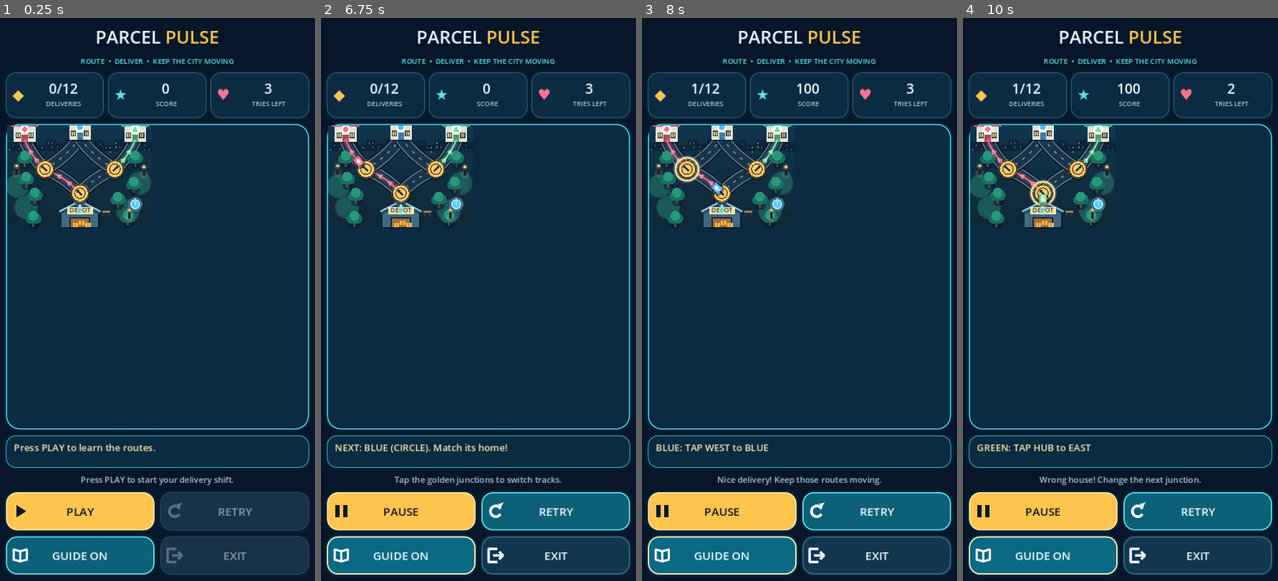
Above: before the commit, frames 1-4 (left to right).
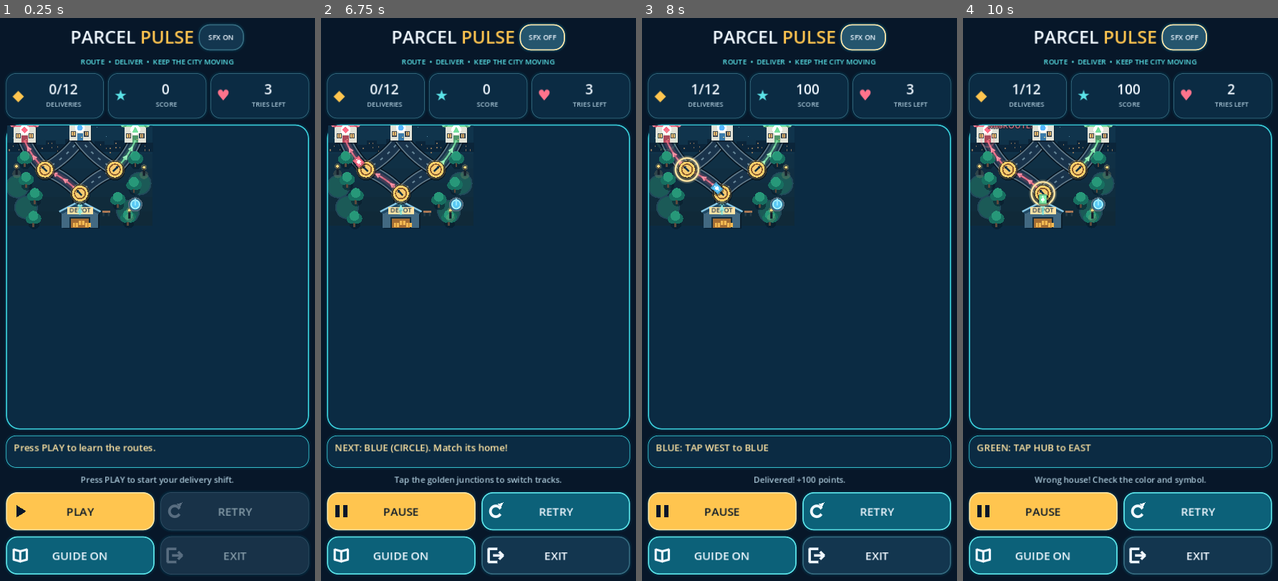
Above: after the commit, the same moments.

Repository: gauravprajapat-23/Parcel-pulse
Game: Godot game, scene res://scenes/game_screen.tscn
The game is run twice, just before and just after one commit, with the same random seed, the same clock (stepped at 60 frames per second) and the same inputs.
Inputs (mouse positions are in pixels of both pictures, inside the frame that each line leads up to):
- Up to frame 1 (0.25 s): no input
- Up to frame 2 (6.75 s): click (541, 34) at 0.5 s, where only the run after the commit has a clickable "SFX ON"; click (541, 34) at 1.25 s, where only the run after the commit has a clickable "SFX OFF"; click "PLAY" at 2 s; click "RETRY" at 2.75 s; click "RETRY" at 3.5 s; click "RETRY" at 4.25 s; click "GUIDE ON" at 5 s; click "GUIDE OFF" at 5.75 s; click (541, 34) at 6.5 s, where only the run after the commit has a clickable "SFX ON"
- Up to frame 3 (8 s): click (862, 34) at 7.25 s, where only the run after the commit has a clickable "SFX OFF"
- Up to frame 4 (10 s): click "GUIDE ON" at 8 s; click "GUIDE OFF" at 8.75 s; click (1183, 34) at 9.5 s, where only the run after the commit has a clickable "SFX ON"

The runs differ from the first frame. In frame 1, 3.0% of the frame differs, in the area x 1-99%, y 1-38%; in frame 2, 3.3%; in frame 3, 3.8%; in frame 4, 3.9%, in the area x 1-99%, y 1-99%.

Commit message:
feat(ui): animate junctions and routes, integrate sounds and polished results

Diff:
--- a/scripts/ui/board_view.gd
+++ b/scripts/ui/board_view.gd
@@ -1,5 +1,7 @@
 extends Control
 class_name BoardView
+
+signal junction_activated(node_id: String)
 
 # UI-01B composition layer. CityBoardArt renders static decorative content,
 # CityBoardOverlay renders moving visuals. Both use the same visual geometry.
@@ -9,6 +11,7 @@
 var guide_needs_action: bool = false
 var city_art: CityBoardArt
 var dynamic_layer: CityBoardOverlay
+var juice_layer: GameJuice
 
 
 func bind_controller(value: ShiftController) -> void:
@@ -53,6 +56,12 @@
 	dynamic_layer.controller = controller
 	dynamic_layer.guide_focus = guide_focus
 	dynamic_layer.guide_needs_action = guide_needs_action
+
+	juice_layer = GameJuice.new()
+	juice_layer.name = "FeedbackOverlay"
+	juice_layer.mouse_filter = Control.MOUSE_FILTER_IGNORE
+	add_child(juice_layer)
+	juice_layer.set_anchors_preset(Control.PRESET_FULL_RECT)
 	resized.connect(_on_board_resized)
 
 
@@ -61,17 +70,22 @@
 		city_art.queue_redraw()
 	if dynamic_layer != null:
 		dynamic_layer.queue_redraw()
+	if juice_layer != null:
+		juice_layer.queue_redraw()
 
 
-func _process(_delta: float) -> void:
+func _process(delta: float) -> void:
 	if controller != null and controller.phase == ShiftController.Phase.RUNNING:
 		if dynamic_layer != null:
-			dynamic_layer.queue_redraw()
+			dynamic_layer.advance_visual(delta)
 
 
-func _on_junction_changed(_id: String, _target: String) -> void:
+func _on_junction_changed(node_id: String, _target: String) -> void:
 	if dynamic_layer != null:
 		dynamic_layer.queue_redraw()
+	if juice_layer != null:
+		juice_layer.show_junction(node_id)
+	junction_activated.emit(node_id)
 
 
 func _on_phase_changed(_phase: int) -> void:
@@ -91,6 +105,19 @@
 	return CityBoardGeometry.route_point(
 		parcel.current_node, parcel.next_node, parcel.progress, size
 	)
+
+
+func show_delivery_feedback(parcel: DeliveryParcel, matched: bool) -> void:
+	if juice_layer != null:
+		juice_layer.show_delivery(parcel, matched)
+
+
+func clear_feedback() -> void:
+	if juice_layer != null:
+		juice_layer.clear_effects()
+	if dynamic_layer != null:
+		dynamic_layer.route_flow_phase = 0.0
+		dynamic_layer.queue_redraw()
 
 
 func _gui_input(event: InputEvent) -> void:
--- a/scripts/ui/city_board_overlay.gd
+++ b/scripts/ui/city_board_overlay.gd
@@ -6,12 +6,20 @@
 var controller: ShiftController
 var guide_focus: String = ""
 var guide_needs_action: bool = false
+var route_flow_phase: float = 0.0
 
 const COLOR_RED: Color = Color("#FF738C")
 const COLOR_BLUE: Color = Color("#5CC8FF")
 const COLOR_GREEN: Color = Color("#83F2AC")
 const GOLD: Color = Color("#FFD16B")
 const INK: Color = Color("#123046")
+
+
+func advance_visual(delta: float) -> void:
+	if controller == null or controller.phase != ShiftController.Phase.RUNNING:
+		return
+	route_flow_phase = fposmod(route_flow_phase + maxf(delta, 0.0) * 0.22, 1.0)
+	queue_redraw()
 
 
 func _ready() -> void:
@@ -48,10 +56,12 @@
 		aura.a = 0.18
 		draw_polyline(road, aura, 17.0 * s, true)
 		var line_color: Color = tint
-		line_color.a = 0.84
+		line_color.a = 0.78 + 0.08 * sin(route_flow_phase * TAU)
 		draw_polyline(road, line_color, 3.0 * s, true)
-		for t in [0.34, 0.63]:
-			_draw_chevron(from_id, to_id, float(t), tint, s)
+		for base_t in [0.16, 0.45, 0.74]:
+			var t: float = fposmod(float(base_t) + route_flow_phase, 1.0)
+			if t >= 0.08 and t <= 0.92:
+				_draw_chevron(from_id, to_id, t, tint, s)
 
 
 func _route_color(destination_id: String) -> Color:
--- a/scripts/ui/game_screen.gd
+++ b/scripts/ui/game_screen.gd
@@ -23,6 +23,10 @@
 var exit_button: Button
 var result_backdrop: ColorRect
 var result_panel: ResultScreen
+var sfx_player: SfxPlayer
+var sound_button: Button
+var _result_tween: Tween
+var _score_tween: Tween
 var _last_android_back_msec: int = -1000
 const ANDROID_BACK_DEBOUNCE_MS: int = 300
 
@@ -76,6 +80,9 @@
 
 
 func _build_interface() -> void:
+	sfx_player = SfxPlayer.new()
+	sfx_player.name = "UiSounds"
+	add_child(sfx_player)
 	var backdrop := ColorRect.new()
 	backdrop.color = ParcelTheme.BACKDROP
 	backdrop.set_anchors_preset(Control.PRESET_FULL_RECT)
@@ -107,6 +114,13 @@
 	pulse_title.text = "PULSE"
 	ParcelTheme.label_style(pulse_title, 30, ParcelTheme.GOLD)
 	title_row.add_child(pulse_title)
+	sound_button = Button.new()
+	sound_button.text = "SFX ON"
+	sound_button.custom_minimum_size = Vector2(76, 44)
+	ParcelTheme.style_button(sound_button, "quiet")
+	sound_button.add_theme_font_size_override("font_size", 12)
+	sound_button.pressed.connect(_on_sound_toggle_pressed)
+	title_row.add_child(sound_button)
 
 	var subtitle := Label.new()
 	subtitle.text = "ROUTE  •  DELIVER  •  KEEP THE CITY MOVING"
@@ -133,6 +147,7 @@
 	board_view.size_flags_horizontal = Control.SIZE_EXPAND_FILL
 	board_view.size_flags_vertical = Control.SIZE_EXPAND_FILL
 	board_view.bind_controller(controller)
+	board_view.junction_activated.connect(_on_junction_activated)
 	board_panel.add_child(board_view)
 
 	# The guidance panel stays compact; its on/off control lives in the action bar.
@@ -196,9 +211,29 @@
 	var box_width: float = minf(420.0, maxf(260.0, result_backdrop.size.x - 32.0))
 	result_panel.position = Vector2(
 		(result_backdrop.size.x - box_width) * 0.5,
-		(result_backdrop.size.y - 310.0) * 0.5
+		(result_backdrop.size.y - 350.0) * 0.5
 	)
-	result_panel.size = Vector2(box_width, 310)
+	result_panel.size = Vector2(box_width, 350)
+
+
+func _on_sound_toggle_pressed() -> void:
+	sfx_player.set_enabled(not sfx_player.enabled)
+	sound_button.text = "SFX ON" if sfx_player.enabled else "SFX OFF"
+
+
+func _on_junction_activated(_node_id: String) -> void:
+	sfx_player.play_event("tap")
+
+
+func _hide_results_and_reset_fx() -> void:
+	if _result_tween != null and _result_tween.is_running():
+		_result_tween.kill()
+	result_backdrop.visible = false
+	result_backdrop.modulate.a = 1.0
+	board_view.clear_feedback()
+	if _score_tween != null and _score_tween.is_running():
+		_score_tween.kill()
+	score_label.modulate = Color.WHITE
 
 
 func _on_guide_pressed() -> void:
@@ -236,21 +271,22 @@
 
 
 func _on_play_pressed() -> void:
-	result_backdrop.visible = false
+	_hide_results_and_reset_fx()
 	controller.start_shift()
 
 
 func _on_pause_pressed() -> void:
 	controller.set_paused(controller.phase == ShiftController.Phase.RUNNING)
+	sfx_player.play_event("pause")
 
 
 func _on_restart_pressed() -> void:
-	result_backdrop.visible = false
+	_hide_results_and_reset_fx()
 	controller.restart_shift()
 
 
 func _on_exit_pressed() -> void:
-	result_backdrop.visible = false
+	_hide_results_and_reset_fx()
 	controller.exit_shift()
 
 
@@ -273,14 +309,29 @@
 	hud_panel.update_stats(delivered, new_score, errors)
 
 
-func _on_delivery_scored(_parcel: DeliveryParcel, matched: bool) -> void:
+func _on_delivery_scored(parcel: DeliveryParcel, matched: bool) -> void:
+	board_view.show_delivery_feedback(parcel, matched)
+	sfx_player.play_event("success" if matched else "mistake")
 	if matched:
-		hint_label.text = "Nice delivery! Keep those routes moving."
+		hint_label.text = "Delivered! +%d points." % ShiftController.SCORE_PER_DELIVERY
+		if _score_tween != null and _score_tween.is_running():
+			_score_tween.kill()
+		score_label.modulate = ParcelTheme.GOLD_LIGHT
+		_score_tween = create_tween()
+		_score_tween.tween_property(score_label, "modulate", Color.WHITE, 0.35)
 	else:
-		hint_label.text = "Wrong house! Change the next junction."
+		hint_label.text = "Wrong house! Check the color and symbol."
 
 
 func _on_shift_finished(success: bool, earned_score: int, delivered: int, errors: int) -> void:
 	result_panel.show_result(success, earned_score, delivered, errors)
 	result_backdrop.visible = true
+	result_backdrop.modulate.a = 0.0
 	_center_result()
+	if _result_tween != null and _result_tween.is_running():
+		_result_tween.kill()
+	_result_tween = create_tween()
+	_result_tween.set_trans(Tween.TRANS_CUBIC)
+	_result_tween.set_ease(Tween.EASE_OUT)
+	_result_tween.tween_property(result_backdrop, "modulate:a", 1.0, 0.24)
+	sfx_player.play_event("win" if success else "mistake")
--- a/scripts/ui/result_screen.gd
+++ b/scripts/ui/result_screen.gd
@@ -8,6 +8,7 @@
 
 var title_label: Label
 var details_label: Label
+var rating_label: Label
 
 
 func _ready() -> void:
@@ -21,7 +22,7 @@
 	add_child(padding)
 
 	var column := VBoxContainer.new()
-	column.add_theme_constant_override("separation", 15)
+	column.add_theme_constant_override("separation", 9)
 	padding.add_child(column)
 
 	title_label = Label.new()
@@ -29,6 +30,11 @@
 	title_label.add_theme_font_size_override("font_size", 30)
 	title_label.add_theme_color_override("font_color", Color("#fff0c9"))
 	column.add_child(title_label)
+	rating_label = Label.new()
+	rating_label.horizontal_alignment = HORIZONTAL_ALIGNMENT_CENTER
+	rating_label.add_theme_font_size_override("font_size", 24)
+	rating_label.add_theme_color_override("font_color", ParcelTheme.GOLD_LIGHT)
+	column.add_child(rating_label)
 
 	details_label = Label.new()
 	details_label.horizontal_alignment = HORIZONTAL_ALIGNMENT_CENTER
@@ -49,7 +55,12 @@
 
 func show_result(success: bool, earned_score: int, delivered: int, errors: int) -> void:
 	title_label.text = "SHIFT COMPLETE!" if success else "SHIFT ENDED"
-	details_label.text = "Delivered: %d/12     Errors: %d/3\nScore: %d" % [
+	if success:
+		var stars: int = clampi(3 - errors, 1, 3)
+		rating_label.text = "★".repeat(stars) + "☆".repeat(3 - stars)
+	else:
+		rating_label.text = "KEEP PRACTICING"
+	details_label.text = "DELIVERED %d / 12    MISTAKES %d / 3\nSCORE  %d" % [
 		delivered, errors, earned_score
 	]
 
